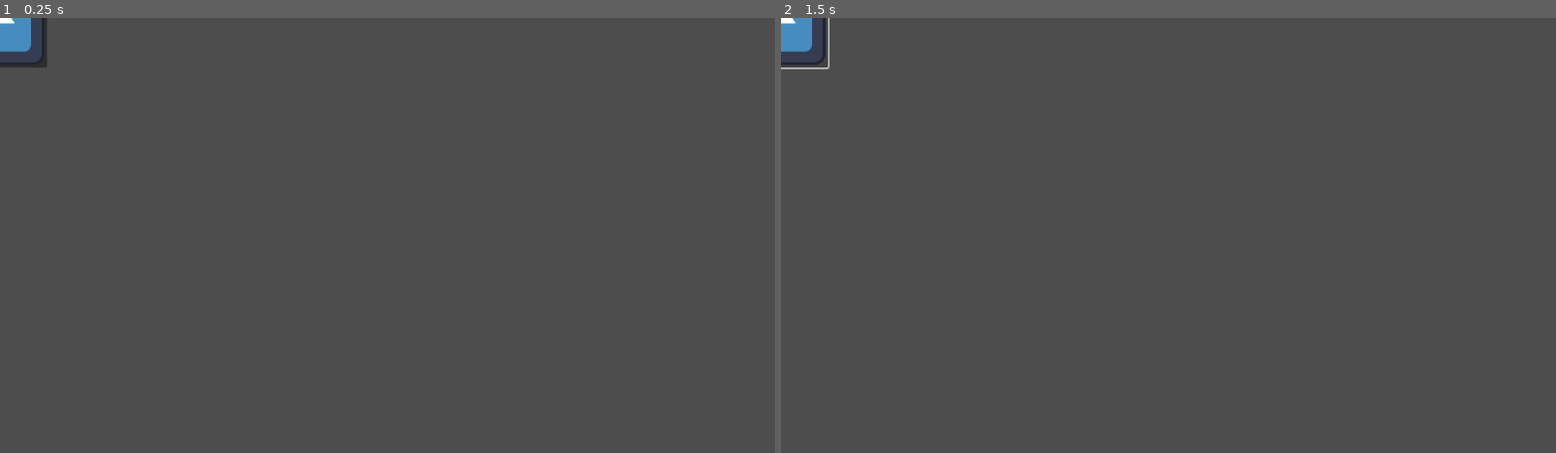
Above: before the commit, frames 1-2 (left to right).
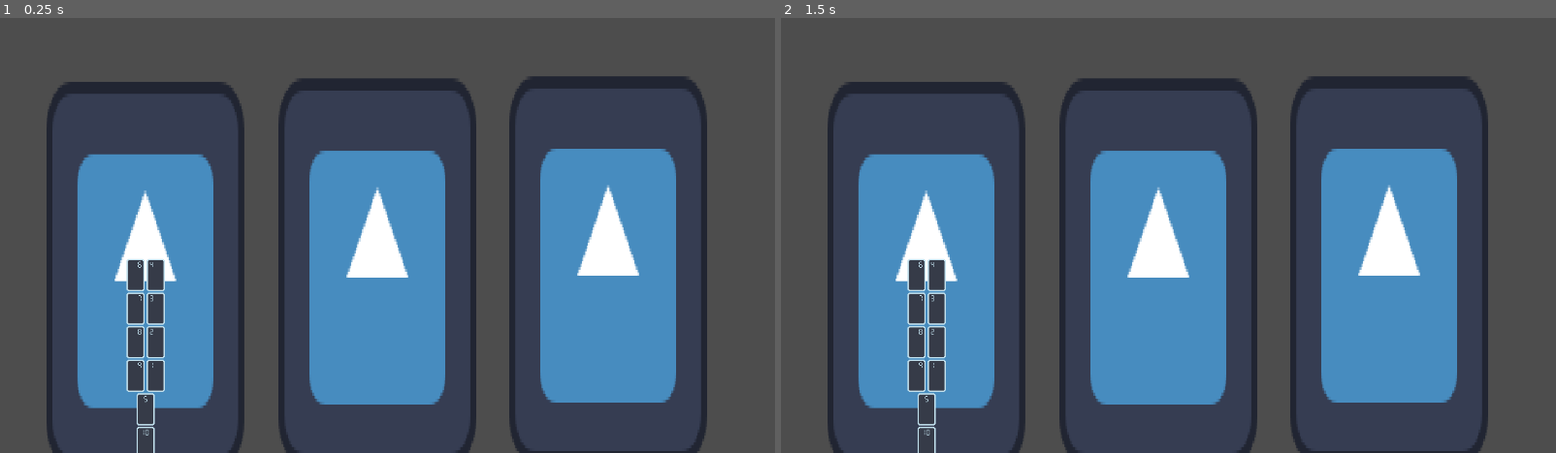
Above: after the commit, the same moments.

Repository: will-pettifer/caravan
Game: Godot game, scene res://main.tscn
Two runs of this game, one before a commit and one after it. Both use one fixed random seed, a clock stepped at 60 frames per second and the inputs below. The engine's default icon, where the game draws it, is replaced by a stand-in: a white triangle on a blue panel in a dark square.
Inputs (mouse positions are in pixels of both pictures, inside the frame that each line leads up to):
- Up to frame 1 (0.25 s): no input
- Up to frame 2 (1.5 s): click (781, 22) at 0.52 s; click (781, 22) at 1.27 s

The runs differ from the first frame. In frame 1, 36% of the frame differs, in the area x 0-92%, y 0-100%; in frame 2, 36%.

Commit message:
Add moving cards + sorting

Diff:
--- /dev/null
+++ b/GameManager.gd
@@ -0,0 +1,44 @@
+extends Node
+
+
+var held_card: Card
+var cooldown: float
+
+const COOLDOWN: float = 0.1
+
+
+func _process(delta: float) -> void:
+	if cooldown > 0:
+		cooldown -= delta
+
+
+func pickup(card: Card, zone: Zone):
+	if held_card or\
+	cooldown > 0 or\
+	zone.type == Zone.Type.ENEMY or\
+	zone.type ==  Zone.Type.ENEMY_HAND:
+		return
+
+	held_card = card
+	card.state = Card.State.FLOATING
+	card.z_index = 10
+	card.reparent(self)
+	zone.cards.erase(card)
+	cooldown = COOLDOWN
+
+
+func drop(zone: Zone):
+	if !held_card or\
+	cooldown > 0 or\
+	zone.type != Zone.Type.PLAYER:
+		return
+
+	held_card.reparent(zone)
+	zone.cards.append(held_card)
+	zone.refresh()
+	held_card.state = Card.State.ZONE
+	held_card.z_index = 2
+	held_card.parent_zone.refresh()
+	held_card.parent_zone = zone
+	held_card = null
+	cooldown = COOLDOWN
--- a/card.gd
+++ b/card.gd
@@ -1,59 +1,52 @@
 class_name Card
 
-extends Control
+extends Area2D
 
 
-var state: State = State.HAND
-var state_buffer: State
-var value: int
-var time: float
+@export var offset: Vector2 = Vector2(0, 0)
 
-enum State {HAND, FOCUSED, FLOATING, ZONE}
+var state: State
+var value: int = 1
+var parent_zone: Zone
 
+enum State {
+	ZONE,			# In the zone
+	FOCUSED,		# Cursor hovering over
+	FLOATING		# Held by the cursor
+}
 
 
 func _ready() -> void:
-	pass
+	$AnimatedSprite2D.animation = "default"
+	$AnimatedSprite2D.frame = value - 1
 
 
 func _process(delta: float) -> void:
 	match state:
-		State.HAND:
-			pass
 		State.FLOATING:
-			position = get_viewport().get_mouse_position()
+			position = get_viewport().get_mouse_position() - offset
 		State.ZONE:
 			pass
 
 
 func _input(event: InputEvent) -> void:
-	if state == State.HAND || State.ZONE:
-		if event.is_action_pressed("select"):
-
-			state_buffer = state
-			state = State.FLOATING
-	if state == State.FLOATING:
-		if event.is_action_pressed("select"):
-			state = state_buffer
+	if state != State.FOCUSED: return
+	if event.is_action_pressed("select"):
+		GameManager.pickup(self, parent_zone)
+	elif event.is_action_pressed("cancel"):
+		GameManager.cancel()
 
 
 func focus_enter():
-	state_buffer = state
+	if state == State.FLOATING: return
 	state = State.FOCUSED
 
 func focus_exit():
-	state = state_buffer
+	if state == State.FLOATING: return
+	state = State.ZONE
 
 func _on_mouse_entered() -> void:
 	focus_enter()
-	print("in")
 
 func _on_mouse_exited() -> void:
 	focus_exit()
-	print("out")
-
-func _on_focus_entered() -> void:
-	focus_enter()
-
-func _on_focus_exited() -> void:
-	focus_exit()
--- a/card.tscn
+++ b/card.tscn
@@ -1,15 +1,103 @@
-[gd_scene load_steps=3 format=3 uid="uid://dln5k41wt6j61"]
+[gd_scene load_steps=15 format=3 uid="uid://dln5k41wt6j61"]
 
 [ext_resource type="Script" uid="uid://uyj6jqax3cf3" path="res://card.gd" id="1_kikvd"]
-[ext_resource type="Texture2D" uid="uid://baabk23wxr2q1" path="res://icon.svg" id="2_rjlel"]
+[ext_resource type="Texture2D" uid="uid://wj4upme3y50j" path="res://numbers.png" id="2_rjlel"]
 
-[node name="Card" type="Button"]
-offset_right = 136.0
-offset_bottom = 136.0
-icon = ExtResource("2_rjlel")
+[sub_resource type="RectangleShape2D" id="RectangleShape2D_rjlel"]
+size = Vector2(27, 48)
+
+[sub_resource type="AtlasTexture" id="AtlasTexture_q5obu"]
+atlas = ExtResource("2_rjlel")
+region = Rect2(0, 0, 27, 48)
+
+[sub_resource type="AtlasTexture" id="AtlasTexture_e484p"]
+atlas = ExtResource("2_rjlel")
+region = Rect2(28, 0, 27, 48)
+
+[sub_resource type="AtlasTexture" id="AtlasTexture_fpac0"]
+atlas = ExtResource("2_rjlel")
+region = Rect2(56, 0, 27, 48)
+
+[sub_resource type="AtlasTexture" id="AtlasTexture_1i5pp"]
+atlas = ExtResource("2_rjlel")
+region = Rect2(84, 0, 27, 48)
+
+[sub_resource type="AtlasTexture" id="AtlasTexture_pjytt"]
+atlas = ExtResource("2_rjlel")
+region = Rect2(112, 0, 27, 48)
+
+[sub_resource type="AtlasTexture" id="AtlasTexture_b4rk6"]
+atlas = ExtResource("2_rjlel")
+region = Rect2(140, 0, 27, 48)
+
+[sub_resource type="AtlasTexture" id="AtlasTexture_6lcat"]
+atlas = ExtResource("2_rjlel")
+region = Rect2(168, 0, 27, 48)
+
+[sub_resource type="AtlasTexture" id="AtlasTexture_ut1v0"]
+atlas = ExtResource("2_rjlel")
+region = Rect2(196, 0, 27, 48)
+
+[sub_resource type="AtlasTexture" id="AtlasTexture_vno60"]
+atlas = ExtResource("2_rjlel")
+region = Rect2(224, 0, 27, 48)
+
+[sub_resource type="AtlasTexture" id="AtlasTexture_l0gnn"]
+atlas = ExtResource("2_rjlel")
+region = Rect2(252, 0, 27, 48)
+
+[sub_resource type="SpriteFrames" id="SpriteFrames_is7yf"]
+animations = [{
+"frames": [{
+"duration": 1.0,
+"texture": SubResource("AtlasTexture_q5obu")
+}, {
+"duration": 1.0,
+"texture": SubResource("AtlasTexture_e484p")
+}, {
+"duration": 1.0,
+"texture": SubResource("AtlasTexture_fpac0")
+}, {
+"duration": 1.0,
+"texture": SubResource("AtlasTexture_1i5pp")
+}, {
+"duration": 1.0,
+"texture": SubResource("AtlasTexture_pjytt")
+}, {
+"duration": 1.0,
+"texture": SubResource("AtlasTexture_b4rk6")
+}, {
+"duration": 1.0,
+"texture": SubResource("AtlasTexture_6lcat")
+}, {
+"duration": 1.0,
+"texture": SubResource("AtlasTexture_ut1v0")
+}, {
+"duration": 1.0,
+"texture": SubResource("AtlasTexture_vno60")
+}, {
+"duration": 1.0,
+"texture": SubResource("AtlasTexture_l0gnn")
+}],
+"loop": true,
+"name": &"default",
+"speed": 5.0
+}]
+
+[node name="Card" type="Area2D"]
+z_index = 2
+z_as_relative = false
 script = ExtResource("1_kikvd")
 
-[connection signal="focus_entered" from="." to="." method="_on_focus_entered"]
-[connection signal="focus_exited" from="." to="." method="_on_focus_exited"]
+[node name="CollisionShape2D" type="CollisionShape2D" parent="."]
+position = Vector2(0.5, 0)
+shape = SubResource("RectangleShape2D_rjlel")
+
+[node name="AnimatedSprite2D" type="AnimatedSprite2D" parent="."]
+position = Vector2(0.5, 0)
+sprite_frames = SubResource("SpriteFrames_is7yf")
+frame = 5
+frame_progress = 0.95438963
+
 [connection signal="mouse_entered" from="." to="." method="_on_mouse_entered"]
 [connection signal="mouse_exited" from="." to="." method="_on_mouse_exited"]
--- a/cursor.gd
+++ /dev/null
@@ -1,5 +0,0 @@
-extends Control
-
-
-func _process(delta: float) -> void:
-	position = get_viewport().get_mouse_position()
--- a/main.tscn
+++ b/main.tscn
@@ -1,11 +1,16 @@
 [gd_scene load_steps=2 format=3 uid="uid://yedp7ci4l25n"]
 
-[ext_resource type="PackedScene" uid="uid://dln5k41wt6j61" path="res://card.tscn" id="1_ig7tw"]
+[ext_resource type="PackedScene" uid="uid://bgb0e6o5i7kn0" path="res://zone.tscn" id="1_0xm2m"]
 
 [node name="Main" type="Node2D"]
 
-[node name="Card" parent="." instance=ExtResource("1_ig7tw")]
-offset_left = -66.0
-offset_top = -62.0
-offset_right = 62.0
-offset_bottom = 66.0
+[node name="Zone" parent="." instance=ExtResource("1_0xm2m")]
+z_index = -4
+position = Vector2(216, 383)
+type = 1
+
+[node name="Zone2" parent="." instance=ExtResource("1_0xm2m")]
+position = Vector2(904, 375)
+
+[node name="Zone3" parent="." instance=ExtResource("1_0xm2m")]
+position = Vector2(561, 378)
--- /dev/null
+++ b/numbers.tres
@@ -0,0 +1,81 @@
+[gd_resource type="SpriteFrames" load_steps=12 format=3 uid="uid://df6bw8i7pbeuo"]
+
+[ext_resource type="Texture2D" uid="uid://wj4upme3y50j" path="res://numbers.png" id="1_nk7w7"]
+
+[sub_resource type="AtlasTexture" id="AtlasTexture_hbip4"]
+atlas = ExtResource("1_nk7w7")
+region = Rect2(0, 0, 27, 48)
+
+[sub_resource type="AtlasTexture" id="AtlasTexture_onwr6"]
+atlas = ExtResource("1_nk7w7")
+region = Rect2(28, 0, 27, 48)
+
+[sub_resource type="AtlasTexture" id="AtlasTexture_b0tnf"]
+atlas = ExtResource("1_nk7w7")
+region = Rect2(56, 0, 27, 48)
+
+[sub_resource type="AtlasTexture" id="AtlasTexture_gf6sw"]
+atlas = ExtResource("1_nk7w7")
+region = Rect2(84, 0, 27, 48)
+
+[sub_resource type="AtlasTexture" id="AtlasTexture_51jpx"]
+atlas = ExtResource("1_nk7w7")
+region = Rect2(112, 0, 27, 48)
+
+[sub_resource type="AtlasTexture" id="AtlasTexture_qt3k8"]
+atlas = ExtResource("1_nk7w7")
+region = Rect2(140, 0, 27, 48)
+
+[sub_resource type="AtlasTexture" id="AtlasTexture_uarj0"]
+atlas = ExtResource("1_nk7w7")
+region = Rect2(168, 0, 27, 48)
+
+[sub_resource type="AtlasTexture" id="AtlasTexture_jtr1b"]
+atlas = ExtResource("1_nk7w7")
+region = Rect2(196, 0, 27, 48)
+
+[sub_resource type="AtlasTexture" id="AtlasTexture_eogjp"]
+atlas = ExtResource("1_nk7w7")
+region = Rect2(224, 0, 27, 48)
+
+[sub_resource type="AtlasTexture" id="AtlasTexture_1yb1l"]
+atlas = ExtResource("1_nk7w7")
+region = Rect2(252, 0, 27, 48)
+
+[resource]
+animations = [{
+"frames": [{
+"duration": 1.0,
+"texture": SubResource("AtlasTexture_hbip4")
+}, {
+"duration": 1.0,
+"texture": SubResource("AtlasTexture_onwr6")
+}, {
+"duration": 1.0,
+"texture": SubResource("AtlasTexture_b0tnf")
+}, {
+"duration": 1.0,
+"texture": SubResource("AtlasTexture_gf6sw")
+}, {
+"duration": 1.0,
+"texture": SubResource("AtlasTexture_51jpx")
+}, {
+"duration": 1.0,
+"texture": SubResource("AtlasTexture_qt3k8")
+}, {
+"duration": 1.0,
+"texture": SubResource("AtlasTexture_uarj0")
+}, {
+"duration": 1.0,
+"texture": SubResource("AtlasTexture_jtr1b")
+}, {
+"duration": 1.0,
+"texture": SubResource("AtlasTexture_eogjp")
+}, {
+"duration": 1.0,
+"texture": SubResource("AtlasTexture_1yb1l")
+}],
+"loop": true,
+"name": &"default",
+"speed": 5.0
+}]
--- a/project.godot
+++ b/project.godot
@@ -15,6 +15,10 @@
 config/features=PackedStringArray("4.5", "GL Compatibility")
 config/icon="res://icon.svg"
 
+[autoload]
+
+GameManager="*res://GameManager.gd"
+
 [input]
 
 select={
@@ -22,8 +26,14 @@
 "events": [Object(InputEventMouseButton,"resource_local_to_scene":false,"resource_name":"","device":-1,"window_id":0,"a …(257 unchanged characters)…
 ]
 }
+cancel={
+"deadzone": 0.2,
+"events": [Object(InputEventMouseButton,"resource_local_to_scene":false,"resource_name":"","device":-1,"window_id":0,"alt_pressed":false,"shift_pressed":false,"ctrl_pressed":false,"meta_pressed":false,"button_mask":0,"position":Vector2(0, 0),"global_position":Vector2(0, 0),"factor":1.0,"button_index":2,"canceled":false,"pressed":false,"double_click":false,"script":null)
+]
+}
 
 [rendering]
 
+textures/canvas_textures/default_texture_filter=0
 renderer/rendering_method="gl_compatibility"
 renderer/rendering_method.mobile="gl_compatibility"
--- /dev/null
+++ b/zone.gd
@@ -0,0 +1,90 @@
+extends Area2D
+
+class_name Zone
+
+
+@export var type: Type
+
+var focused: bool = false
+var value: int
+var cards: Array[Card]
+
+const CARD = preload("res://card.tscn")
+const CARD_SPACING = 50
+
+enum Type {PLAYER, PLAYER_HAND, ENEMY, ENEMY_HAND}
+
+
+func _ready() -> void:
+	if type != Type.PLAYER_HAND: return
+
+	for i in 10:
+		var card: Card = CARD.instantiate()
+		card.value = i + 1
+		add_child(card)
+		cards.append(card)
+		card.parent_zone = self
+
+	refresh()
+
+
+func _input(event: InputEvent) -> void:
+	if !focused: return
+	if event.is_action_pressed("select") :
+		GameManager.drop(self)
+
+
+func refresh():
+	cards = card_sort(cards)
+	var temp: Array[Card]
+
+	for i in cards.size():
+		for j in i:
+			if cards[i].value + cards[j].value != 10: continue
+			temp.append(cards[i])
+			temp.append(cards[j])
+
+	var i = 0
+	var j = 0
+	while i < temp.size():
+		temp[i].position = Vector2(-15, j * CARD_SPACING)
+		temp[i + 1].position = Vector2(15, j * CARD_SPACING)
+		i += 2
+		j += 1
+
+	for card in cards:
+		if temp.has(card): continue
+		card.position = Vector2(0, j * CARD_SPACING)
+		i += 1
+		j += 1
+
+func card_sort(cards: Array[Card]):
+	var output: Array[Card]
+
+	for i in cards.size():
+		if output.size() == 0:
+			output.append(cards[i])
+			continue
+
+		for j in output.size():
+			if cards[i].value < output[j].value:
+				output.insert(j, cards[i])
+				break
+			if j == output.size() - 1:
+				output.append(cards[i])
+				break
+
+	return output
+
+
+func focus_enter():
+	focused = true
+
+func focus_exit():
+	focused = false
+
+func _on_mouse_entered() -> void:
+	focus_enter()
+
+func _on_mouse_exited() -> void:
+	focus_exit()
--- /dev/null
+++ b/zone.tscn
@@ -0,0 +1,25 @@
+[gd_scene load_steps=5 format=3 uid="uid://bgb0e6o5i7kn0"]
+
+[ext_resource type="Script" uid="uid://dmgdts2ih3r4x" path="res://zone.gd" id="1_prk50"]
+[ext_resource type="Texture2D" uid="uid://baabk23wxr2q1" path="res://icon.svg" id="2_llkuv"]
+
+[sub_resource type="CanvasItemMaterial" id="CanvasItemMaterial_1i4dq"]
+
+[sub_resource type="RectangleShape2D" id="RectangleShape2D_prk50"]
+size = Vector2(293, 577)
+
+[node name="Zone" type="Area2D"]
+z_as_relative = false
+script = ExtResource("1_prk50")
+
+[node name="CollisionShape2D" type="CollisionShape2D" parent="."]
+material = SubResource("CanvasItemMaterial_1i4dq")
+position = Vector2(0.5, 0.5)
+shape = SubResource("RectangleShape2D_prk50")
+
+[node name="Icon" type="Sprite2D" parent="."]
+scale = Vector2(2.3, 4.5)
+texture = ExtResource("2_llkuv")
+
+[connection signal="mouse_entered" from="." to="." method="_on_mouse_entered"]
+[connection signal="mouse_exited" from="." to="." method="_on_mouse_exited"]
Not shown, added: GameManager.gd.uid
Not shown, removed: cursor.gd.uid
Binary file added: numbers.aseprite
Binary file added: numbers.png
Not shown, added: numbers.png.import
Not shown, added: zone.gd.uid
